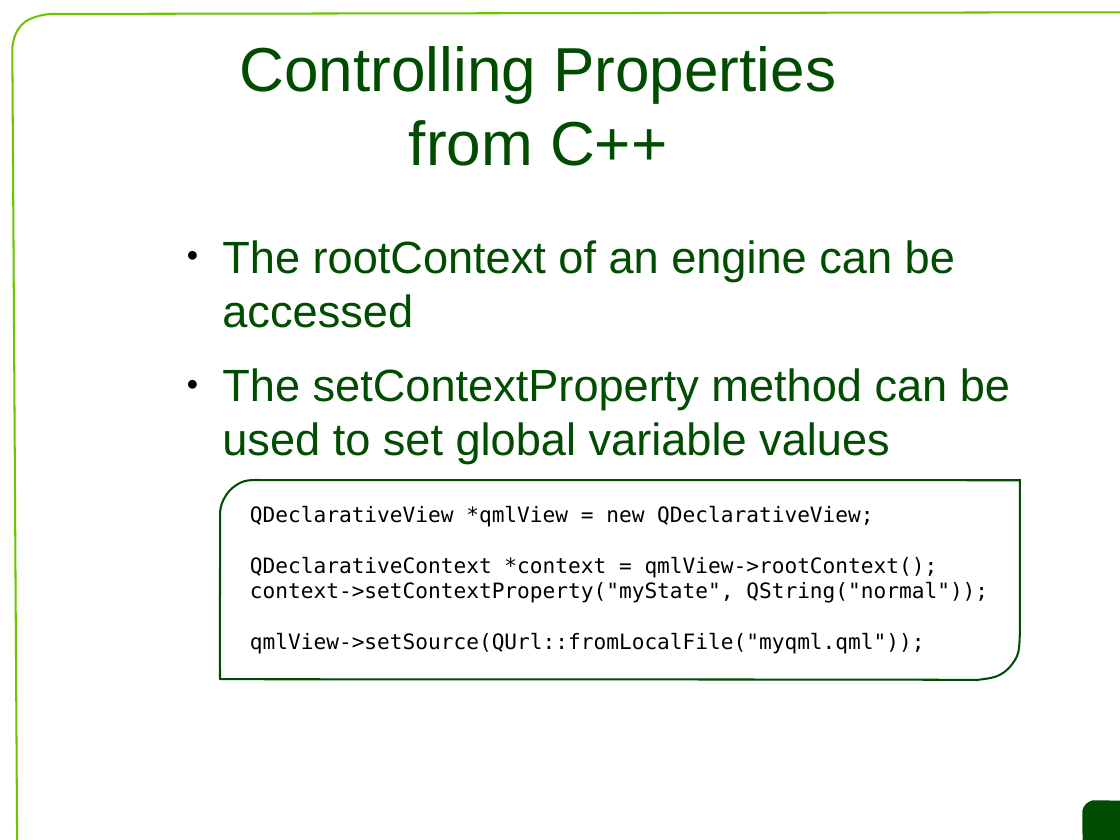
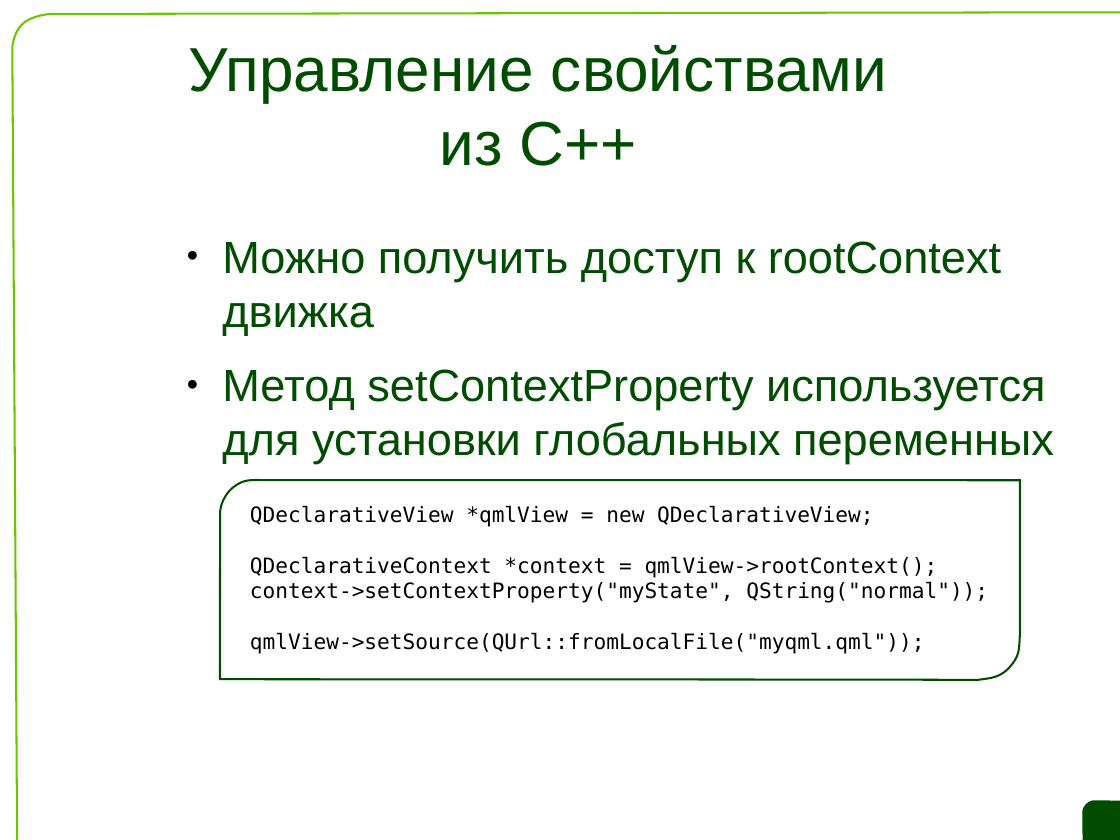
Before and after one commit to saa/qecm, a slide deck: slide 36 of L7/L7 Slides.odp. Drawn at 1120x840 pixels with LibreOffice and Linux fonts; fonts in the diff are those of the drawing; background and template pictures are left out. Boxes give left, top, right and bottom in pixels: in the first picture for what was removed or moved away, otherwise in the second. Text is boxed around its words. In the diff, an @@ line names an element or a change of style, - is before the commit and + after.

```diff
--- a/L7/L7 Slides.odp
+++ b/L7/L7 Slides.odp
@@ title at [189,45,887,166]: text changed @@
-Controlling Properties from C++
+Управление свойствами из C++
@@ text at [222,241,1054,464]: text changed @@
-● The rootContext of an engine can be accessed
-● The setContextProperty method can be used to set global variable values
+● Можно получить доступ к rootContext движка
+● Метод setContextProperty используется для установки глобальных переменных
```
Also in this commit, not shown: 12 other slides changed, 5 slides added, 5 slides removed.
